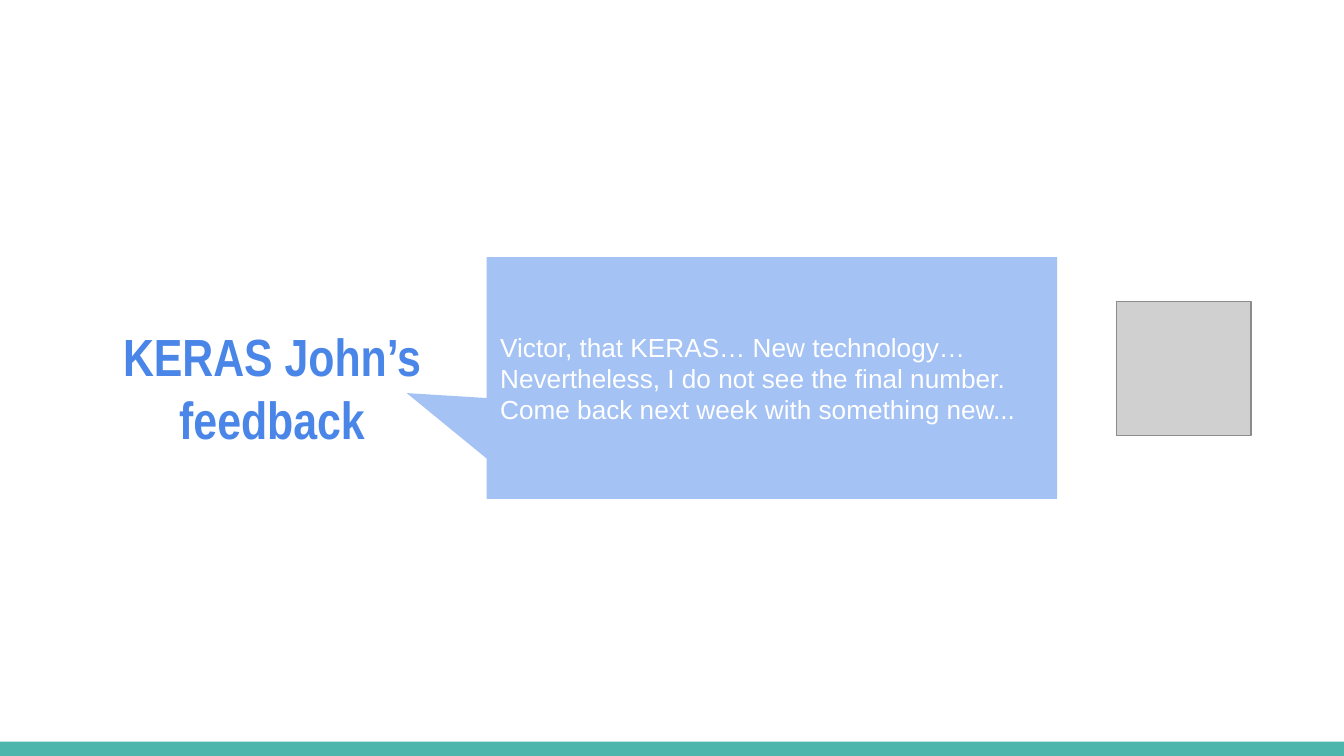
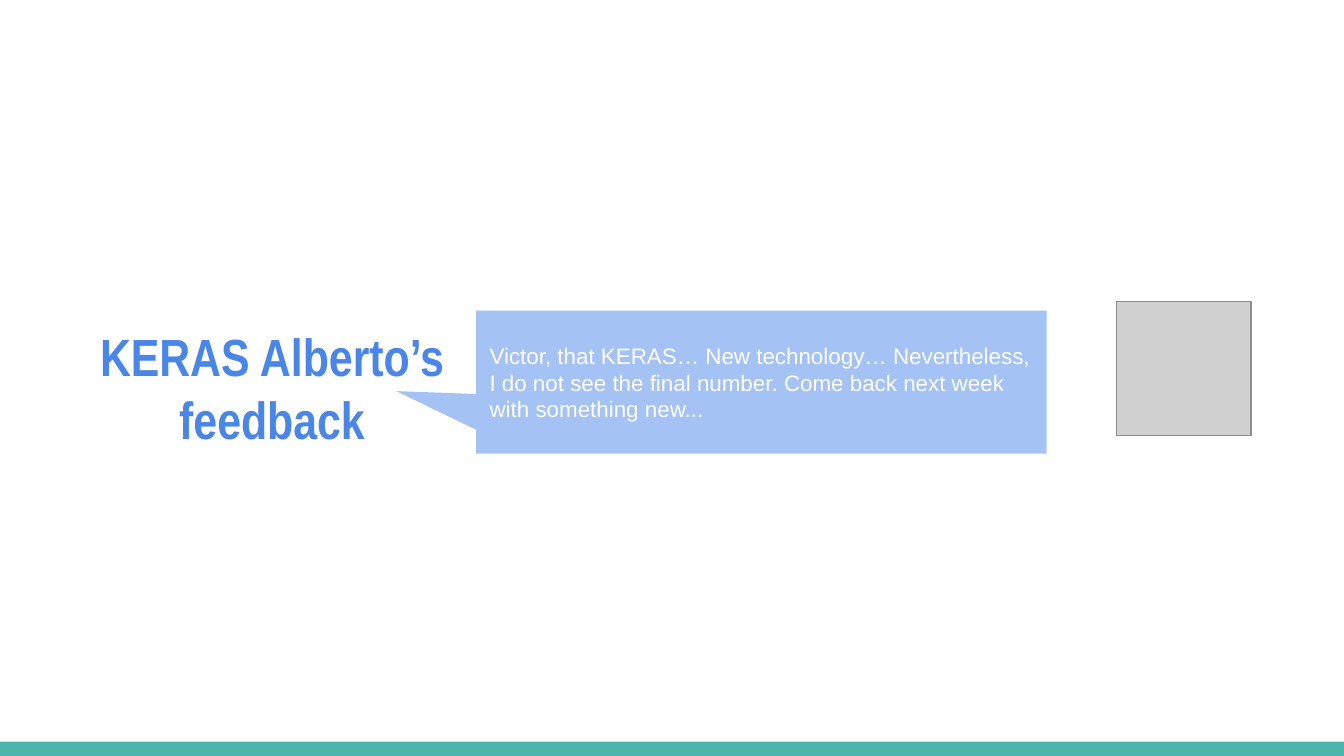
Before and after one commit to victortg1988/finalprojectIH_bikehopsalesprediction, a slide deck: slide 5 of Sales Prediction - Final Project (1).pptx. Drawn at 1344x756 pixels with LibreOffice and Linux fonts; fonts in the diff are those of the drawing; grey boxes stand for pictures. Boxes give left, top, right and bottom in pixels: in the first picture for what was removed or moved away, otherwise in the second. Text is boxed around its words. In the diff, an @@ line names an element or a change of style, - is before the commit and + after.

```diff
--- a/Sales Prediction - Final Project (1).pptx
+++ b/Sales Prediction - Final Project (1).pptx
@@ rounded speech box "Victor, that KERAS… New technology… ...": place and size @@
-rounded speech box "Victor, that KERAS… New technology… ..." at (487, 257, 1056, 499)
+rounded speech box "Victor, that KERAS… New technology… ..." at (476, 310, 1046, 453)
@@ rounded speech box "Victor, that KERAS… New technology… ..." at (476, 310, 1046, 453): size 14 to 12 pt @@
@@ title at (100, 338, 444, 440): text changed @@
-KERAS John’s feedback
+KERAS Alberto’s feedback
```
Also in this commit, not shown: 4 other slides changed, 1 other file.
